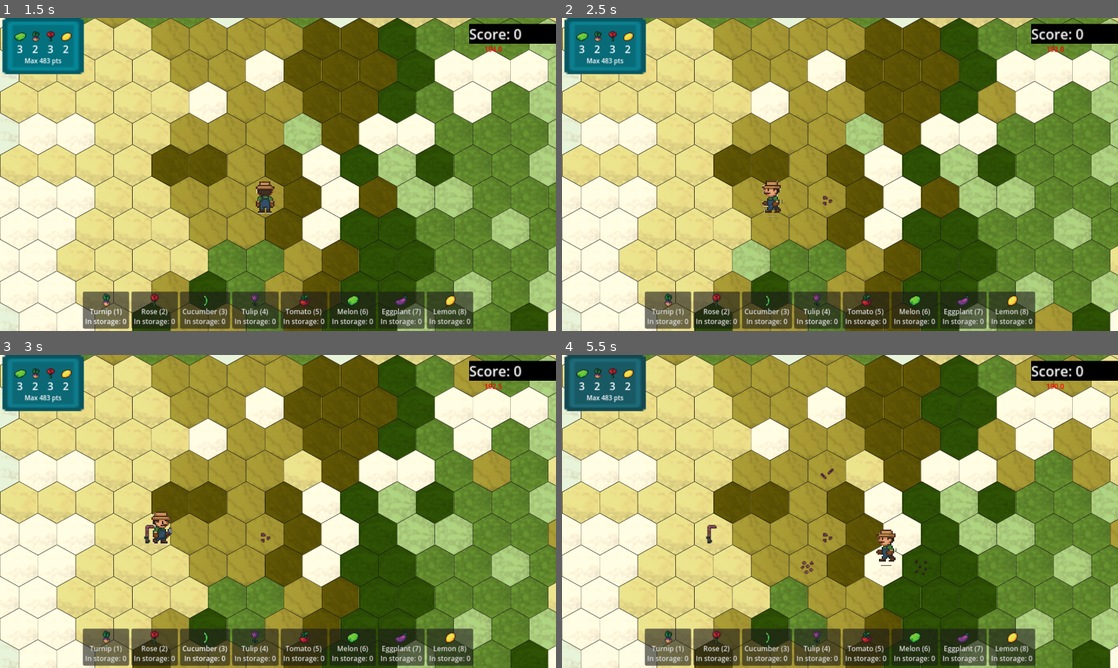
Above: before the commit, frames 1-4 (two rows, left to right).
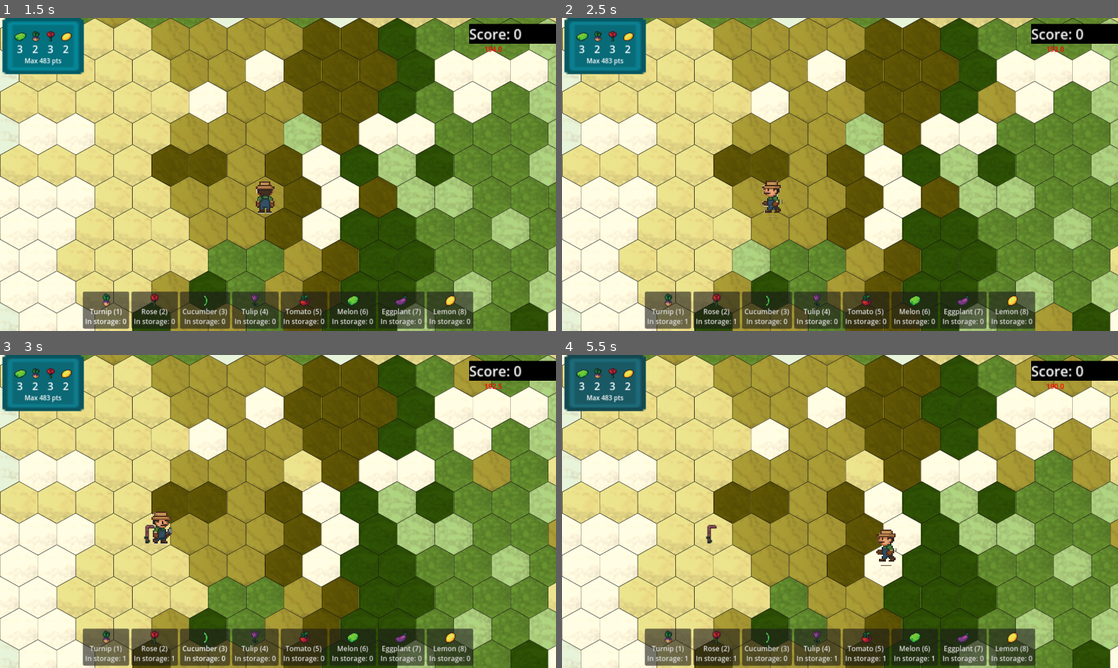
Above: after the commit, the same moments.

Repository: BlueDespero/slavicgamejam2025
Game: Godot game, scene res://main.tscn
The game is run twice, just before and just after one commit, with the same random seed, the same clock (stepped at 60 frames per second) and the same inputs.
Inputs (mouse positions are in pixels of both pictures, inside the frame that each line leads up to):
- Up to frame 1 (1.5 s): click "Let's farm! 🌱" at 0.5 s; tap Enter at 1.25 s; move the mouse to (494, 49) at 1.27 s; tap 1 at 1.35 s; click (494, 49) at 1.42 s
- Up to frame 2 (2.5 s): tap Space at 1.52, 2.27 s; move the mouse to (728, 190) at 2.02 s; tap 2 at 2.1 s; click (728, 190) at 2.17 s
- Up to frame 3 (3 s): move the mouse to (333, 442) at 2.77 s; tap 3 at 2.85 s; click (333, 442) at 2.92 s
- Up to frame 4 (5.5 s): move the mouse to (812, 574) at 3.52 s; tap 4 at 3.6 s; click (812, 574) at 3.67 s; tap Space at 3.77, 4.52, 5.27 s; move the mouse to (1006, 558) at 4.27 s; tap 5 at 4.35 s; click (1006, 558) at 4.42 s; move the mouse to (673, 464) at 5.02 s; tap 6 at 5.1 s; click (673, 464) at 5.17 s

Frame 1 is identical in both runs. In frame 2, less than 0.1% of the frame differs, in the area x 22-49%, y 56-98%; in frame 3, less than 0.1%; in frame 4, 0.2%, in the area x 22-68%, y 36-98%.

Commit message:
Add background music

Diff:
--- a/main.tscn
+++ b/main.tscn
@@ -1,10 +1,11 @@
-[gd_scene load_steps=6 format=3 uid="uid://cgifmsx4lhem8"]
+[gd_scene load_steps=7 format=3 uid="uid://cgifmsx4lhem8"]
 
 [ext_resource type="Script" uid="uid://bewb1j0gyhyrk" path="res://main.gd" id="1_ig7tw"]
 [ext_resource type="PackedScene" uid="uid://1al25n8y6pmm" path="res://GUI/gui.tscn" id="2_0xm2m"]
 [ext_resource type="PackedScene" uid="uid://cqpw0gnmoueuk" path="res://map/map.tscn" id="3_h2yge"]
-[ext_resource type="Script" uid="uid://dqdgihp8s6ojq" path="res://game_over_timer_on_screen.gd" id="5_7mycd"]
+[ext_resource type="AudioStream" uid="uid://cfdb07gfk0xiu" path="res://assets/background_music.mp3" id="5_7mycd"]
 [ext_resource type="Script" uid="uid://dm2ktqg0ki3ss" path="res://hud.gd" id="5_lquwl"]
+[ext_resource type="Script" path="res://game_over_timer_on_screen.gd" id="6_7mycd"]
 
 [node name="Main" type="Node2D"]
 scale = Vector2(1.5, 1.5)
@@ -85,6 +86,12 @@
 theme_override_font_sizes/font_size = 75
 text = "Let's farm! 🌱"
 
+[node name="AudioStreamPlayer" type="AudioStreamPlayer" parent="."]
+stream = ExtResource("5_7mycd")
+volume_db = -10.0
+autoplay = true
+parameters/looping = true
+
 [node name="GameOverTimerOnScreen" type="RichTextLabel" parent="."]
 offset_left = 1095.33
 offset_top = 60.0
@@ -93,7 +100,7 @@
 theme_override_colors/default_color = Color(1, 0, 0, 1)
 text = "21:37"
 horizontal_alignment = 1
-script = ExtResource("5_7mycd")
+script = ExtResource("6_7mycd")
 
 [node name="GameOverTimer" type="Timer" parent="GameOverTimerOnScreen"]
 wait_time = 195.0
--- a/map/map.gd
+++ b/map/map.gd
@@ -59,9 +59,9 @@
 		print("There is no plant at: ", tile_position)
 		return
 	var plant_name = plant.plant_name
-	if not plant.is_fully_grown():
-		print("Plant not ready for harvesting: ", plant_name)
-		return
+	#if not plant.is_fully_grown():
+		#print("Plant not ready for harvesting: ", plant_name)
+		#return
 	planted_plants.erase(tile_position)
 	EventBus.update_storage.emit(plant_name, 1)
 	plant.queue_free()
Not shown, added: assets/background_music.mp3.import
Not shown, added: assets/background_music.mp3
